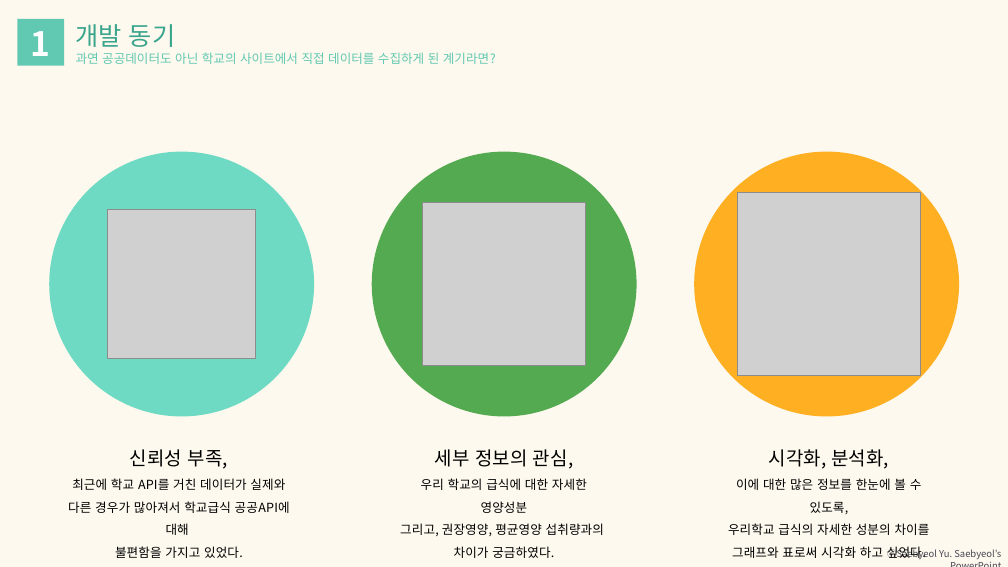
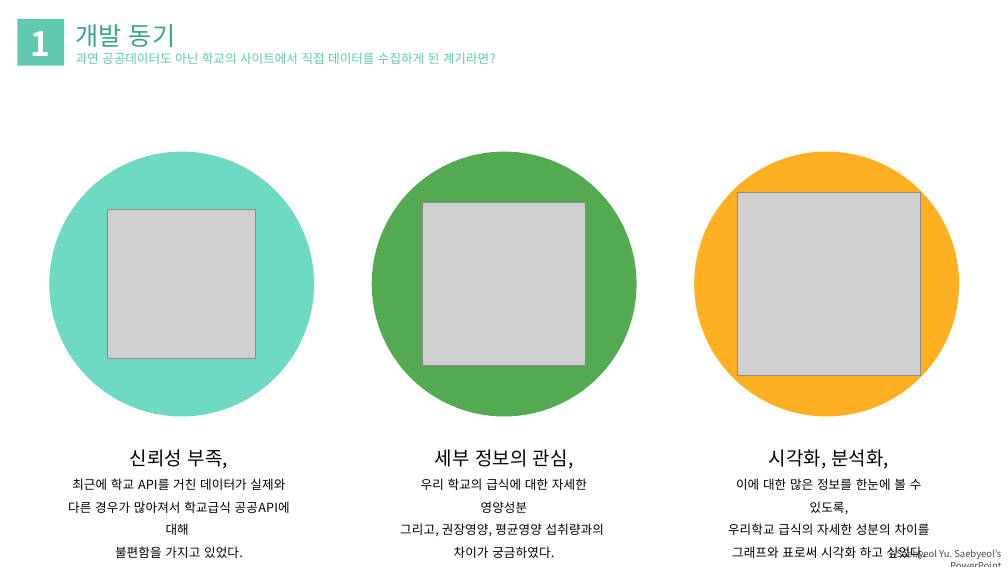
Before and after one commit to Kimdonghyeon7645/JUMP-UP-Project_DSM_school_meal_Analysis, a slide deck: slide 3 of 2403_김동현_JUMP-UP.pptx. Drawn at 1008x567 pixels with LibreOffice and Linux fonts; fonts in the diff are those of the drawing; grey boxes stand for pictures. Boxes give left, top, right and bottom in pixels: in the first picture for what was removed or moved away, otherwise in the second. Text is boxed around its words. In the diff, an @@ line names an element or a change of style, - is before the commit and + after.

```diff
--- a/2403_김동현_JUMP-UP.pptx
+++ b/2403_김동현_JUMP-UP.pptx
@@ background #FDF9EE to #FFFFFF @@
```
Also in this commit, not shown: 3 other slides changed, 3 slides added, 8 slides removed, 1 other file.
